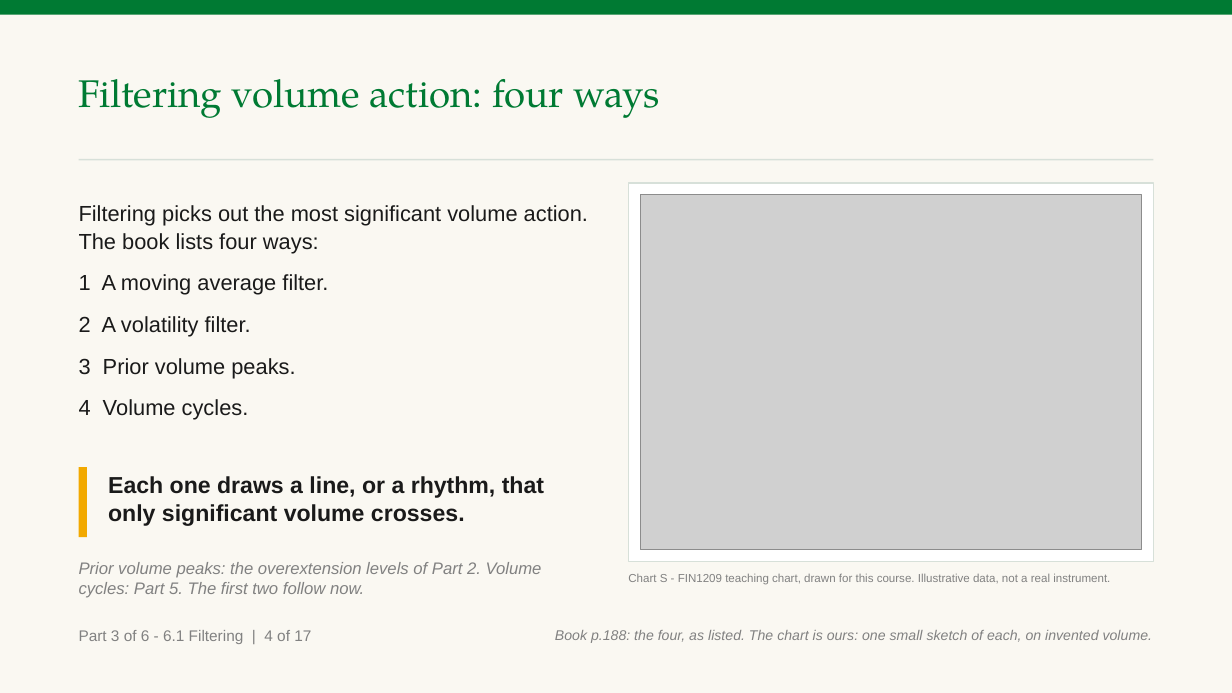
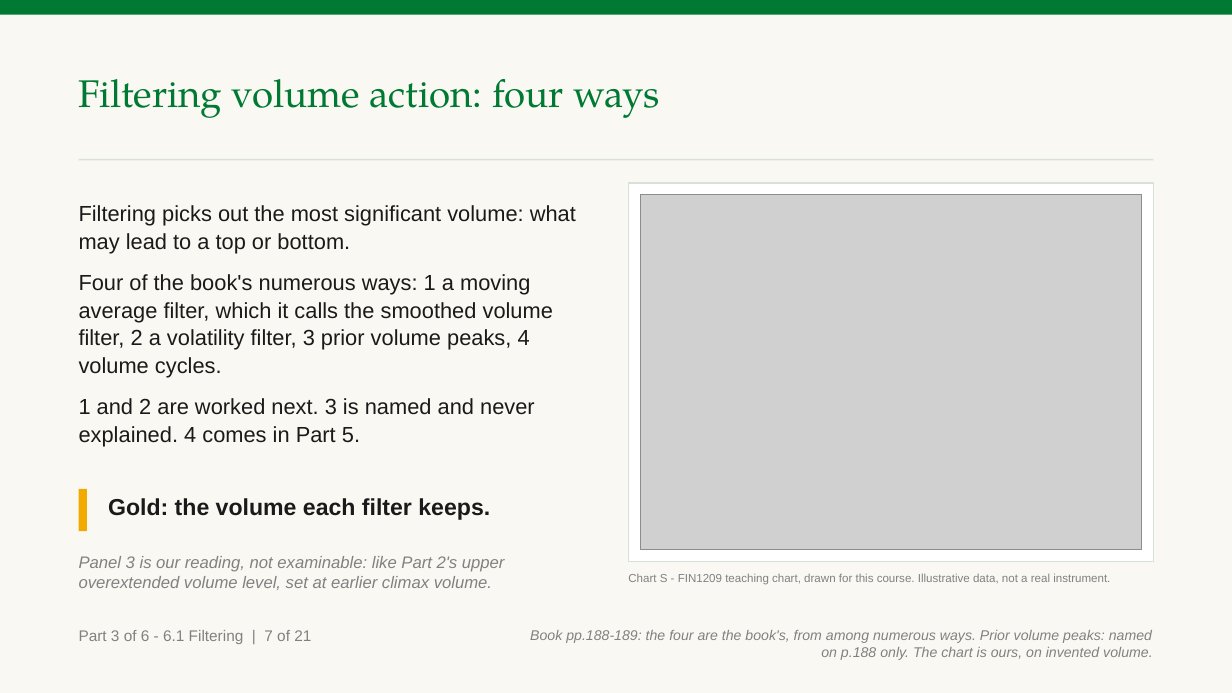
Before and after one commit to benjiesotelo-sudo/Telos_FIN1209, a slide deck: slide 59 of chapter-06/FIN1209-Chapter-06.pptx (slide 56 before the commit). Drawn at 1232x693 pixels with LibreOffice and Linux fonts; fonts in the diff are those of the drawing; grey boxes stand for pictures. Boxes give left, top, right and bottom in pixels: in the first picture for what was removed or moved away, otherwise in the second. Text is boxed around its words. In the diff, an @@ line names an element or a change of style, - is before the commit and + after.

```diff
--- a/chapter-06/FIN1209-Chapter-06.pptx
+++ b/chapter-06/FIN1209-Chapter-06.pptx
@@ text at box(79, 205, 576, 447): text changed @@
-Filtering picks out the most significant volume action. The book lists four ways:
-1 A moving average filter.
-2 A volatility filter.
-3 Prior volume peaks.
-4 Volume cycles.
+Filtering picks out the most significant volume: what may lead to a top or bottom.
+Four of the book's numerous ways: 1 a moving average filter, which it calls the smoothed volume filter, 2 a volatility filter, 3 prior volume peaks, 4 volume cycles.
+1 and 2 are worked next. 3 is named and never explained. 4 comes in Part 5.
@@ rectangle: place and size @@
-rectangle at box(79, 467, 87, 537)
+rectangle at box(79, 489, 87, 531)
@@ text at box(108, 498, 490, 520): text changed @@
-Each one draws a line, or a rhythm, that only significant volume crosses.
+Gold: the volume each filter keeps.
@@ text at box(79, 556, 505, 590): text changed @@
-Prior volume peaks: the overextension levels of Part 2. Volume cycles: Part 5. The first two follow now.
+Panel 3 is our reading, not examinable: like Part 2's upper overextended volume level, set at earlier climax volume.
@@ text at box(79, 630, 311, 644): text changed @@
-Part 3 of 6 - 6.1 Filtering | 4 of 17
+Part 3 of 6 - 6.1 Filtering | 7 of 21
@@ text at box(530, 630, 1152, 660): text changed @@
-Book p.188: the four, as listed. The chart is ours: one small sketch of each, on invented volume.
+Book pp.188-189: the four are the book's, from among numerous ways. Prior volume peaks: named on p.188 only. The chart is ours, on invented volume.
```
Also in this commit, not shown: 16 other slides changed, 4 slides added, 3 other files.
